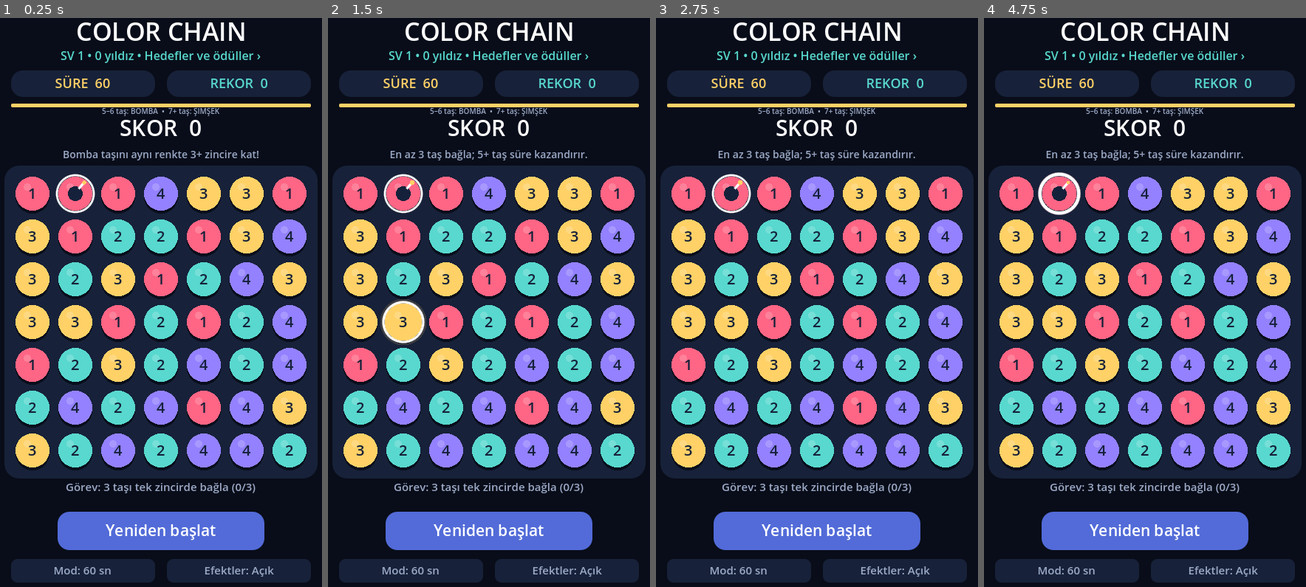
Above: before the commit, frames 1-4 (left to right).
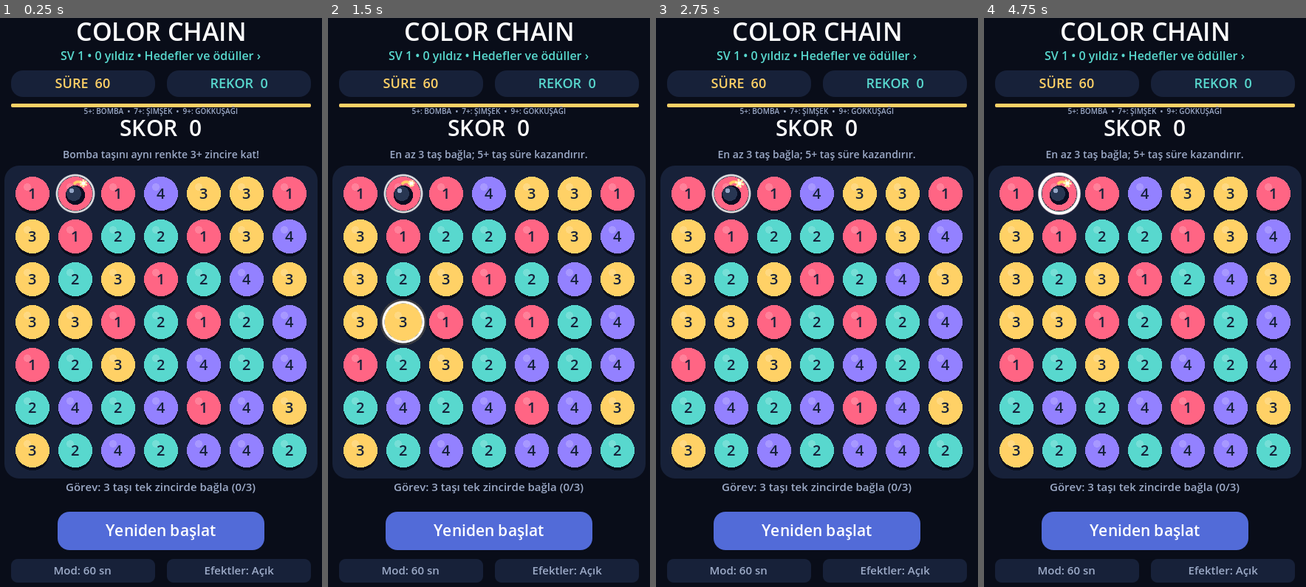
Above: after the commit, the same moments.

Repository: halilacikgozz/color-chain-game
Game: Godot game, scene res://scenes/main.tscn
The game is run twice, just before and just after one commit, with the same random seed, the same clock (stepped at 60 frames per second) and the same inputs.
Inputs (mouse positions are in pixels of both pictures, inside the frame that each line leads up to):
- Up to frame 1 (0.25 s): no input
- Up to frame 2 (1.5 s): tap Enter at 0.5 s; move the mouse to (566, 268) at 0.52 s; click (566, 268) at 0.67 s; tap Space at 1.25 s; drag from (418, 325) to (469, 416) at 1.27 s
- Up to frame 3 (2.75 s): move the mouse to (852, 165) at 2.02 s; click (852, 165) at 2.17 s
- Up to frame 4 (4.75 s): tap Enter at 2.75 s; drag from (1125, 416) to (1038, 211) at 2.77 s; move the mouse to (1251, 387) at 3.52 s; click (1251, 387) at 3.67 s; tap Space at 4.25 s; drag from (1038, 211) to (1090, 148) at 4.27 s

The runs differ from the first frame. In frame 1, 0.5% of the frame differs, in the area x 17-74%, y 15-35%; in frame 2, 0.5%; in frame 3, 0.5%; in frame 4, 0.5%.

Commit message:
Enrich special tile visuals and add rainbow color-clearing powers

Diff:
--- a/scripts/game.gd
+++ b/scripts/game.gd
@@ -2,6 +2,7 @@
 
 const BOMB := 1
 const LIGHTNING := 2
+const RAINBOW := 3
 const SIDE := 7
 const CELL := 58.0
 const ORIGIN := Vector2(37, 230)
@@ -239,7 +240,7 @@
 				end_round()
 	for i in range(special_waves.size() - 1, -1, -1):
 		special_waves[i]["age"] += delta
-		if special_waves[i]["age"] >= 0.7:
+		if special_waves[i]["age"] >= 0.9:
 			special_waves.remove_at(i)
 	for i in range(particles.size() - 1, -1, -1):
 		particles[i]["life"] -= delta
@@ -273,6 +274,16 @@
 func adjacent(a: int, b: int) -> bool:
 	return absi(a % SIDE - b % SIDE) + absi(a / SIDE - b / SIDE) == 1
 
+func chain_color() -> int:
+	for index in chain:
+		if specials[index] != RAINBOW:
+			return board[index]
+	return -1
+
+func can_join_chain(index: int) -> bool:
+	var color := chain_color()
+	return specials[index] == RAINBOW or color == -1 or board[index] == color
+
 func select_cell(index: int) -> void:
 	if index < 0 or busy or ended or profile_open:
 		return
@@ -280,7 +291,7 @@
 		chain.append(index)
 	elif chain.size() >= 2 and index == chain[chain.size() - 2]:
 		chain.pop_back()
-	elif not chain.has(index) and adjacent(chain.back(), index) and board[index] == board[chain.front()]:
+	elif not chain.has(index) and adjacent(chain.back(), index) and can_join_chain(index):
 		chain.append(index)
 	queue_redraw()
 
@@ -384,7 +395,7 @@
 	message = "%d taş • +%d puan%s" % [count, gained, " • +%d sn" % bonus if bonus > 0 else ""]
 	update_progress(count, gained)
 	if reward_kind != 0:
-		message = "%s kazandın! Sonraki zincirde kullan." % ("Şimşek" if reward_kind == LIGHTNING else "Bomba")
+		message = "%s kazandın! Sonraki zincirde kullan." % special_name(reward_kind)
 	var middle := center(chain[chain.size() / 2])
 	if effects:
 		floaters.append({"pos": middle, "text": "+%d" % gained, "life": 1.0, "color": Color("ffd166")})
@@ -407,7 +418,10 @@
 	clear_cells.assign(chain)
 	resolution_active = true
 	reward_anchor = chain.back() if chain.size() >= 5 else -1
-	reward_kind = LIGHTNING if chain.size() >= 7 else (BOMB if chain.size() >= 5 else 0)
+	reward_kind = RAINBOW if chain.size() >= 9 else (LIGHTNING if chain.size() >= 7 else (BOMB if chain.size() >= 5 else 0))
+	var target_color := chain_color()
+	if target_color < 0:
+		target_color = board[chain.front()]
 	var activated: Array[int] = []
 	var cursor := 0
 	while cursor < clear_cells.size():
@@ -417,13 +431,22 @@
 			continue
 		activated.append(index)
 		if effects:
-			special_waves.append({"kind": specials[index], "pos": center(index), "age": 0.0})
+			var targets := PackedVector2Array()
+			if specials[index] == RAINBOW:
+				for target in board.size():
+					if board[target] == target_color or specials[target] == RAINBOW:
+						targets.append(center(target))
+			special_waves.append({"kind": specials[index], "pos": center(index), "age": 0.0, "targets": targets})
 		if specials[index] == LIGHTNING:
 			var row := index / SIDE
 			for x in SIDE:
 				var affected := row * SIDE + x
 				if not clear_cells.has(affected):
 					clear_cells.append(affected)
+		elif specials[index] == RAINBOW:
+			for target in board.size():
+				if (board[target] == target_color or specials[target] == RAINBOW) and not clear_cells.has(target):
+					clear_cells.append(target)
 		else:
 			var pos := Vector2i(index % SIDE, index / SIDE)
 			for dy in range(-1, 2):
@@ -436,6 +459,7 @@
 						clear_cells.append(affected)
 	if reward_anchor >= 0:
 		clear_cells.erase(reward_anchor)
+		board[reward_anchor] = target_color
 
 func animate_pop(value: float) -> void:
 	pop_progress = value
@@ -561,6 +585,82 @@
 	text("Oyuna dön", 746, 22)
 	text("Tur duraklatıldı • İlerleme bu cihazda saklanır", 788, 14, Color("9caac7"))
 
+func special_name(kind: int) -> String:
+	match kind:
+		BOMB: return "Bomba"
+		LIGHTNING: return "Şimşek"
+		_: return "Gökkuşağı"
+
+func draw_special_icon(kind: int, pos: Vector2, radius: float) -> void:
+	var time := elapsed if effects else 0.0
+	draw_arc(pos, radius + 2, 0, TAU, 48, Color(1, 1, 1, 0.85), 1.5, true)
+	if kind == BOMB:
+		draw_circle(pos + Vector2(0, 2), 13, Color("090e22"))
+		draw_circle(pos + Vector2(-2, 0), 10, Color("283652"))
+		draw_circle(pos + Vector2(-5, -4), 3.5, Color("92a4c5"))
+		draw_arc(pos + Vector2(4, -9), 7, -PI * 0.8, -PI * 0.05, 16, Color("ffd166"), 2.5, true)
+		var spark := pos + Vector2(11, -14)
+		for n in 6:
+			var ray := Vector2.from_angle(n * TAU / 6 + time * 2)
+			draw_line(spark + ray * 2, spark + ray * (4.5 + sin(time * 12)), Color("fff4b3"), 1.5, true)
+		draw_circle(spark, 2.3, Color.WHITE)
+	elif kind == LIGHTNING:
+		var bolt := PackedVector2Array([Vector2(3, -17), Vector2(-10, 2), Vector2(-1, 2), Vector2(-4, 17), Vector2(11, -4), Vector2(2, -4)])
+		var outline := PackedVector2Array()
+		for point in bolt:
+			outline.append(pos + point)
+		draw_circle(pos, 17, Color(0.1, 0.3, 0.7, 0.55))
+		draw_colored_polygon(outline, Color("fff4b3"))
+		for n in 3:
+			var angle := time * 2 + n * TAU / 3
+			draw_arc(pos, 19, angle, angle + 0.65, 12, Color(0.7, 1, 1, 0.75), 2, true)
+	else:
+		draw_circle(pos, 17, Color("172139"))
+		for n in 8:
+			var angle := n * TAU / 8 + time * 0.8
+			var color := Color.from_hsv(float(n) / 8, 0.7, 1.0)
+			draw_arc(pos, 13, angle, angle + TAU / 8 - 0.05, 12, color, 5, true)
+			draw_circle(pos + Vector2.from_angle(angle) * 20, 2, color)
+		var star := PackedVector2Array([pos + Vector2(0, -8), pos + Vector2(3, -2), pos + Vector2(8, 0), pos + Vector2(3, 2), pos + Vector2(0, 8), pos + Vector2(-3, 2), pos + Vector2(-8, 0), pos + Vector2(-3, -2)])
+		draw_colored_polygon(star, Color.WHITE)
+
+func draw_special_effect(wave: Dictionary) -> void:
+	var age: float = wave["age"]
+	var pos: Vector2 = wave["pos"]
+	var alpha := clampf(1.0 - age / 0.9, 0.0, 1.0)
+	if wave["kind"] == BOMB:
+		# Concentric blast rings, radial sparks, and a short-lived hot core.
+		for n in 3:
+			var progress := maxf(0.0, age - n * 0.08)
+			draw_arc(pos, 15 + progress * 170, 0, TAU, 64, Color(1, 0.65 + n * 0.12, 0.25, alpha), 5 - n, true)
+		draw_circle(pos, 20 + age * 90, Color(1, 0.5, 0.15, alpha * alpha * 0.18))
+		for n in 16:
+			var ray := Vector2.from_angle(n * TAU / 16)
+			draw_line(pos + ray * (15 + age * 110), pos + ray * (25 + age * 160), Color(1, 0.9, 0.5, alpha), 3 * alpha + 1, true)
+	elif wave["kind"] == LIGHTNING:
+		for layer in 3:
+			var points := PackedVector2Array()
+			for n in 29:
+				points.append(Vector2(ORIGIN.x + n * CELL / 4, pos.y + sin(n * 2.3 + age * 50 + layer) * (7 + layer * 5) * alpha))
+			draw_polyline(points, Color(0.3, 0.85, 1, alpha * 0.18), 18 - layer * 3, true)
+			draw_polyline(points, Color(0.8, 1, 1, alpha), 3 - layer * 0.7, true)
+		for n in 7:
+			var spark := Vector2(ORIGIN.x + (n + 0.5) * CELL, pos.y)
+			draw_line(spark, spark + Vector2(12 * sin(n * 3 + age * 20), -25 * alpha), Color(0.7, 1, 1, alpha), 2, true)
+			draw_arc(spark, 10 + age * 20, 0, TAU, 20, Color(0.6, 0.9, 1, alpha * 0.5), 2, true)
+	else:
+		for n in 8:
+			var angle := n * TAU / 8 + age * 3
+			var color := Color.from_hsv(float(n) / 8, 0.65, 1.0, alpha)
+			draw_arc(pos, 20 + age * 150, angle, angle + TAU / 8, 16, color, 4, true)
+		var targets: PackedVector2Array = wave.get("targets", PackedVector2Array())
+		for n in targets.size():
+			var color := Color.from_hsv(fmod(float(n) / 7 + age, 1.0), 0.6, 1.0, alpha)
+			var tip := pos.lerp(targets[n], minf(1.0, age * 4))
+			draw_line(pos, tip, Color(color, alpha * 0.22), 6, true)
+			draw_circle(tip, 4 * alpha + 1, color)
+			draw_arc(targets[n], 8 + age * 22, 0, TAU, 24, color, 2, true)
+
 func _draw() -> void:
 	if profile_open:
 		draw_profile()
@@ -576,7 +676,7 @@
 	box(Rect2(37, 137, 406 * remaining / ROUND_SECONDS if timed_mode else 406, 5), accent, 2)
 	text("SKOR  %d" % score, 181, 30, Color.WHITE.lerp(accent, impact))
 	text(message, 211, 14, Color("9caac7"))
-	text("5–6 taş: BOMBA  •  7+ taş: ŞİMŞEK", 151, 10, Color("9caac7"))
+	text("5+: BOMBA  •  7+: ŞİMŞEK  •  9+: GÖKKUŞAĞI", 151, 10, Color("9caac7"))
 	var shake := Vector2(sin(elapsed * 55), cos(elapsed * 49)) * impact * 2 if effects else Vector2.ZERO
 	draw_set_transform(shake)
 	box(Rect2(ORIGIN - Vector2(9, 9), Vector2.ONE * (SIDE * CELL + 18)), Color("172139"), 20)
@@ -596,16 +696,11 @@
 		draw_circle(pos, radius, palette[board[i]])
 		if radius > 10:
 			draw_circle(pos + Vector2(-7, -9), 5, Color(1, 1, 1, 0.18))
-			if specials[i] == BOMB:
-				draw_circle(pos, 10, Color("15213a"))
-				draw_line(pos + Vector2(5, -7), pos + Vector2(11, -14), Color.WHITE, 2, true)
-				draw_circle(pos + Vector2(12, -15), 2.5 + sin(elapsed * 10) * 0.7, Color("ffd166"))
-			elif specials[i] == LIGHTNING:
-				draw_colored_polygon(PackedVector2Array([pos + Vector2(3, -16), pos + Vector2(-9, 2), pos + Vector2(-1, 2), pos + Vector2(-4, 16), pos + Vector2(10, -3), pos + Vector2(2, -3)]), Color.WHITE)
+			if specials[i] != 0:
+				draw_special_icon(specials[i], pos, radius)
 			else:
 				label_at(["1", "2", "3", "4"][board[i]], pos + Vector2(0, 7), 20, Color("15213a"))
-			if specials[i] != 0:
-				draw_arc(pos, radius + 2, 0, TAU, 40, Color.WHITE, 1.5, true)
+
 	if chain.size() > 1 and not busy:
 		for i in range(1, chain.size()):
 			draw_line(center(chain[i - 1]), center(chain[i]), Color(1, 1, 1, 0.15), 12, true)
@@ -614,18 +709,7 @@
 		if not busy:
 			draw_arc(center(index), 27, 0, TAU, 40, Color.WHITE, 2, true)
 	for wave in special_waves:
-		var age: float = wave["age"]
-		var pos: Vector2 = wave["pos"]
-		var alpha := 1.0 - age / 0.7
-		if wave["kind"] == BOMB:
-			draw_arc(pos, 15 + age * 140, 0, TAU, 64, Color(1, 0.82, 0.4, alpha), 5 * alpha + 1, true)
-			draw_circle(pos, 15 + age * 60, Color(1, 0.65, 0.3, alpha * 0.12))
-		else:
-			var points := PackedVector2Array()
-			for n in 29:
-				points.append(Vector2(ORIGIN.x + n * CELL / 4, pos.y + sin(n * 2.3 + age * 50) * 10 * alpha))
-			draw_polyline(points, Color(0.4, 0.9, 1, alpha * 0.2), 14, true)
-			draw_polyline(points, Color(0.8, 1, 1, alpha), 3, true)
+		draw_special_effect(wave)
 	for particle in particles:
 		draw_circle(particle["pos"], 3.5, Color(particle["color"], minf(1.0, particle["life"] * 2)))
 	for floater in floaters:
